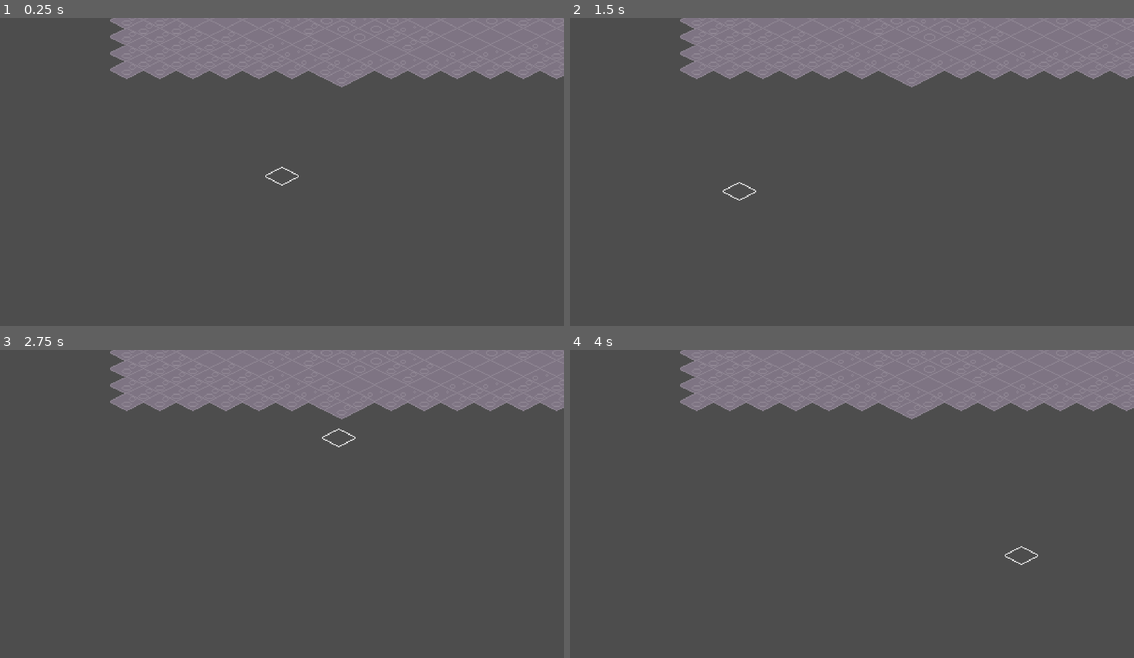
Above: before the commit, frames 1-4 (two rows, left to right).
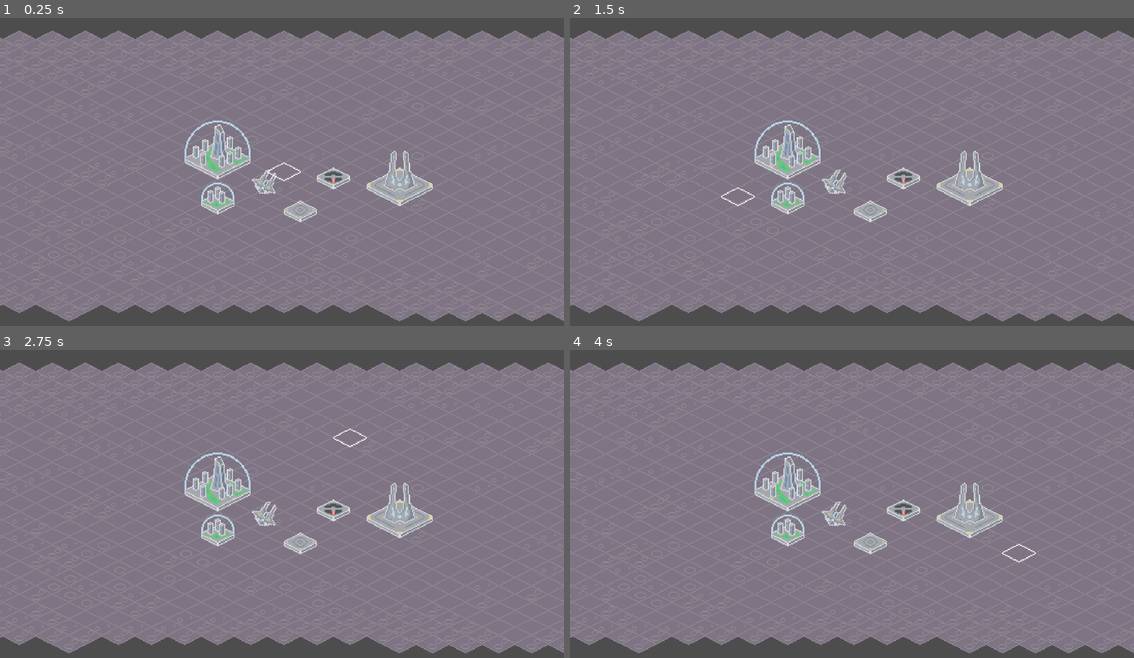
Above: after the commit, the same moments.

Repository: kevinn-t/cmpm-170-tower-defense
Game: Godot game, scene res://main scene.tscn
Same seed, same stepped clock (60 frames per second), same inputs: the game is played once before the commit and once after it.
Inputs (mouse positions are in pixels of both pictures, inside the frame that each line leads up to):
- Up to frame 1 (0.25 s): no input
- Up to frame 2 (1.5 s): tap Enter at 0.5 s; move the mouse to (976, 159) at 0.52 s; tap Space at 1.25 s; move the mouse to (739, 193) at 1.27 s
- Up to frame 3 (2.75 s): tap Enter at 2 s; move the mouse to (338, 439) at 2.02 s
- Up to frame 4 (4 s): tap Space at 2.75 s; move the mouse to (823, 571) at 2.77 s; tap Enter at 3.5 s; move the mouse to (1021, 556) at 3.52 s

The runs differ from the first frame. In frame 1, 84% of the frame differs, in the area x 0-100%, y 0-99%; in frame 2, 84%; in frame 3, 84%; in frame 4, 84%.
Error before the commit: Invalid call. Nonexistent function 'position_to' in base 'Vector2'. (res://Scripts/ore_producer.gd:16)

Commit message:
cursor working

Diff:
--- a/Scripts/cursor.gd
+++ b/Scripts/cursor.gd
@@ -1,11 +1,9 @@
 extends Node2D
 
-
-# Called when the node enters the scene tree for the first time.
+@onready var ground = $"../GroundLayer"
 func _ready() -> void:
 	pass # Replace with function body.
 
-
-# Called every frame. 'delta' is the elapsed time since the previous frame.
-func _process(delta: float) -> void:
-	global_position = get_global_mouse_position()
+func _process(_delta: float) -> void:
+	var tile_position = ground.local_to_map(get_global_mouse_position())
+	global_position = ground.map_to_local(tile_position)
--- a/Scripts/ore_producer.gd
+++ b/Scripts/ore_producer.gd
@@ -11,7 +11,8 @@
 	neighboring_depots = get_tree().get_nodes_in_group("ship_depot")
 
 func _on_timer_timeout() -> void:
-	var depots = get_tree().get_nodes_in_group("ship_depot")
-	for depot in depots:
-		if depot.global_position.position_to(global_position) < 18: # actual range=17.89
-			depot.ore_stored += 1
+	#var depots = get_tree().get_nodes_in_group("ship_depot")
+	#for depot in depots:
+		#if depot.global_position.position_to(global_position) < 18: # actual range=17.89
+			#depot.ore_stored += 1
+	pass
--- a/main scene.tscn
+++ b/main scene.tscn
@@ -66,6 +66,7 @@
 navigation_polygon = SubResource("NavigationPolygon_neqfu")
 
 [node name="City Center" parent="." instance=ExtResource("1_0afw7")]
+unique_name_in_owner = true
 y_sort_enabled = true
 position = Vector2(-48, -18)
 
@@ -90,7 +91,7 @@
 tile_set = SubResource("TileSet_18xev")
 
 [node name="Camera2D" type="Camera2D" parent="."]
-position = Vector2(-250, 223)
+position = Vector2(14, -4)
 zoom = Vector2(2.11, 2.11)
 
 [node name="Game Manager" type="Node" parent="."]
@@ -108,7 +109,7 @@
 
 [node name="Cursor" type="Node2D" parent="."]
 unique_name_in_owner = true
-position = Vector2(32, -48)
+position = Vector2(64, -32)
 script = ExtResource("11_4rud1")
 
 [node name="Sprite2D" type="Sprite2D" parent="Cursor"]
